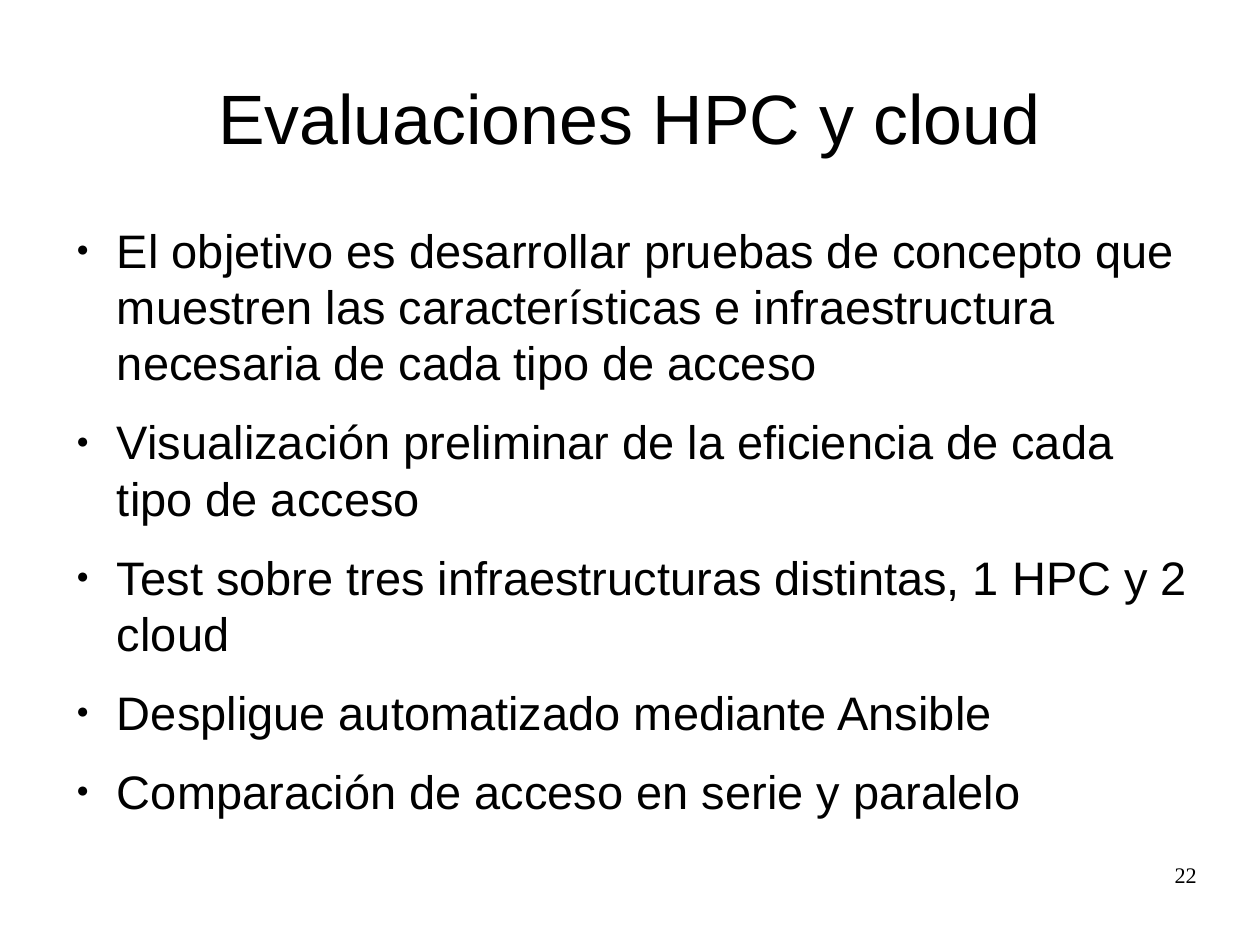
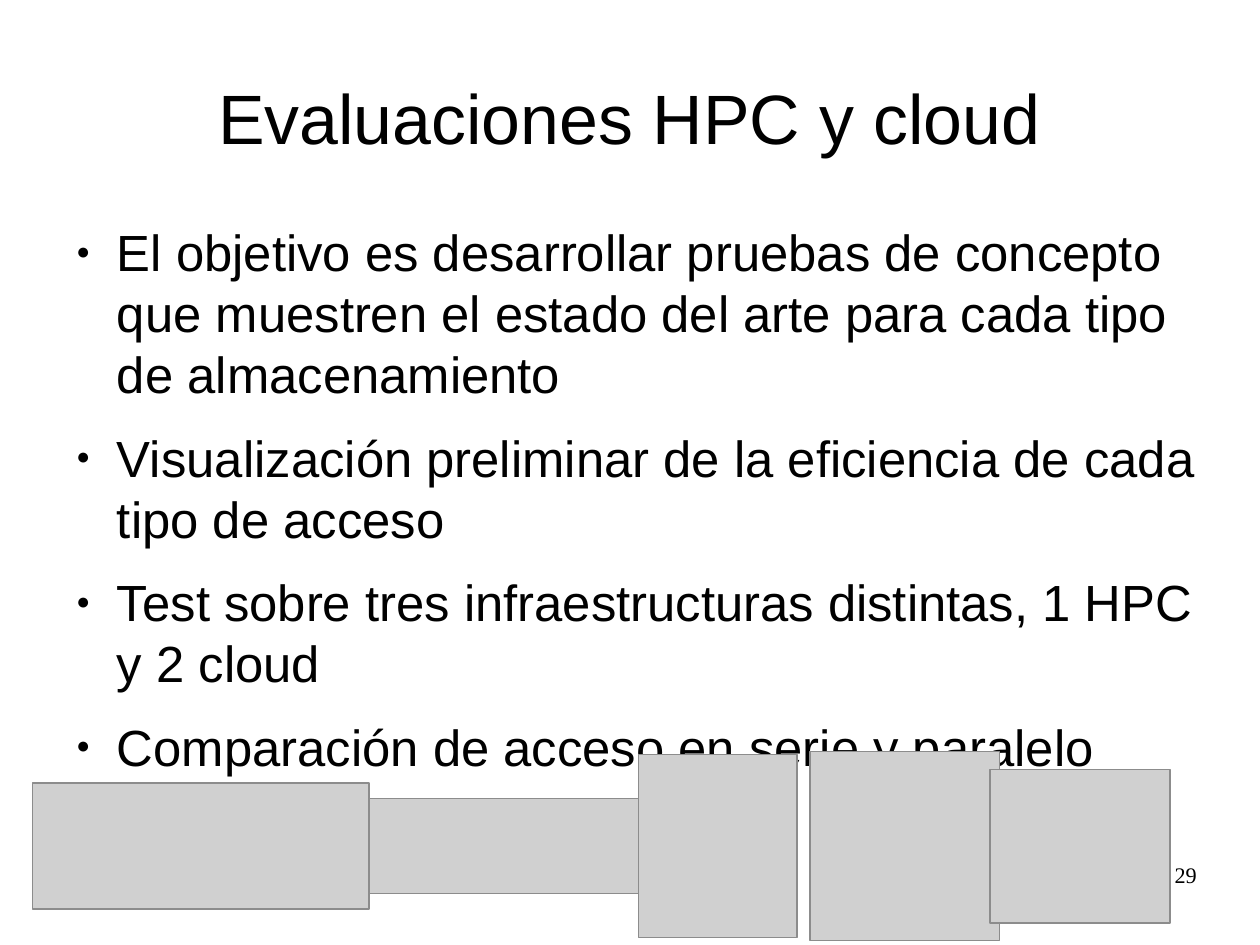
Before and after one commit to zequihg50/tfm, a slide deck: slide 29 of presentacion.odp (slide 22 before the commit). Drawn at 1260x945 pixels with LibreOffice and Linux fonts; fonts in the diff are those of the drawing; grey boxes stand for pictures. Boxes give left, top, right and bottom in pixels: in the first picture for what was removed or moved away, otherwise in the second. Text is boxed around its words. In the diff, an @@ line names an element or a change of style, - is before the commit and + after.

Commit message:
Fixes

```diff
--- a/presentacion.odp
+++ b/presentacion.odp
@@ text at <box>117,234,1167,394</box>: text changed; size 29.6 to 32 pt @@
-● El objetivo es desarrollar pruebas de concepto que muestren las características e infraestructura necesaria de cada tipo de acceso
+● El objetivo es desarrollar pruebas de concepto que muestren el estado del arte para cada tipo de almacenamiento
@@ text at <box>117,439,1194,776</box>: size 29.6 to 32 pt in "Visualización preliminar de la eficiencia de cada ...", "Test sobre tres infraestructuras distintas, 1 HPC ...", "Comparación de acceso en serie y paralelo" @@
@@ text at <box>117,696,992,739</box>: paragraph removed @@
-● Despligue automatizado mediante Ansible
@@ picture added at <box>639,755,797,939</box> @@
@@ picture added at <box>811,751,1000,941</box> @@
@@ picture added at <box>990,769,1171,924</box> @@
@@ picture added at <box>33,783,369,909</box> @@
@@ picture added at <box>328,799,645,894</box> @@
@@ page number at <box>1175,868,1197,884</box>: text changed @@
-22
+29
```
Also in this commit, not shown: 15 other slides changed, 8 slides added.
